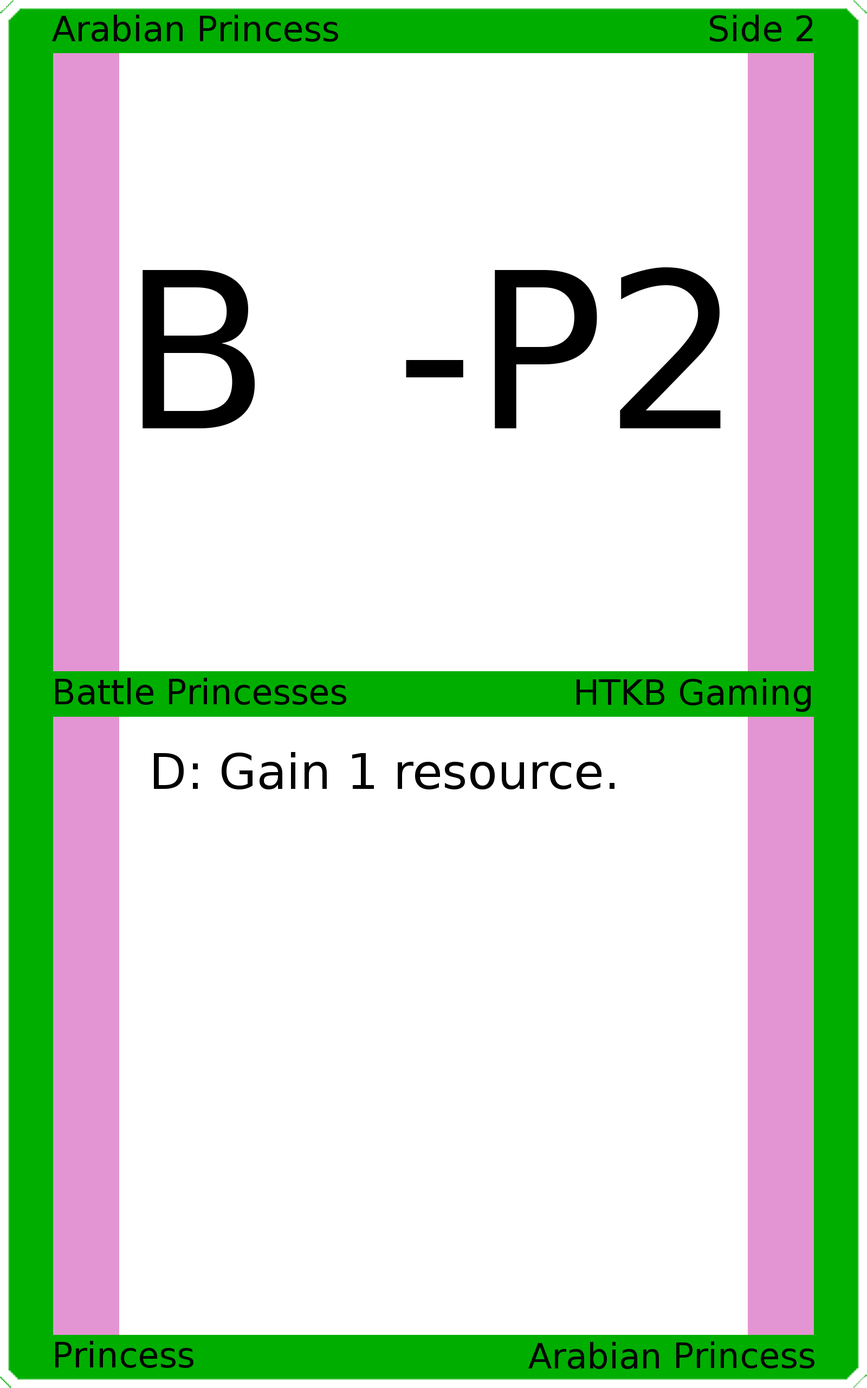
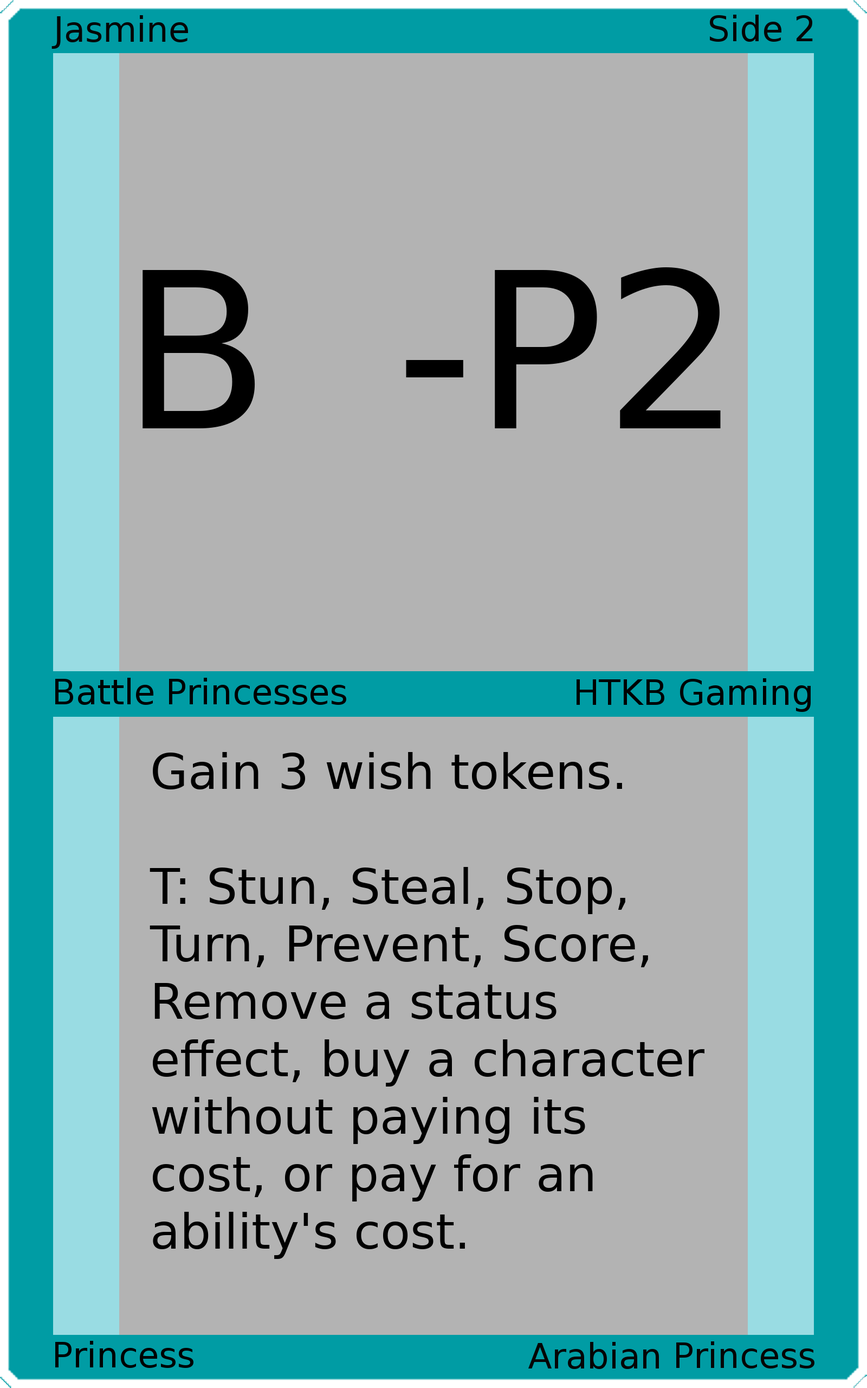
Layered file, before and after one edit (867×1388). Changes by layer:
painted on "Upper Left" over [51, 14, 339, 49]
painted on "Card Text" over [149, 751, 705, 1259]
painted on "Border" over [0, 0, 867, 1388]
painted on "Top Background" over [119, 52, 748, 673]
painted on "Bottom Background" over [119, 715, 748, 1336]
painted on "Background" over [35, 35, 832, 1352]
